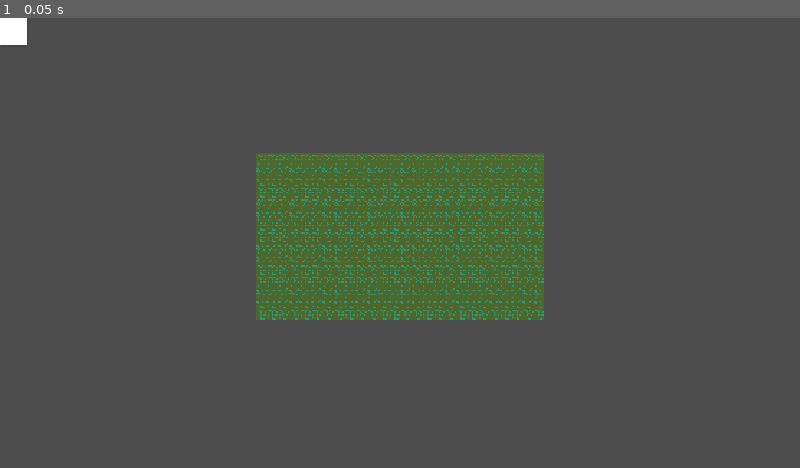
Above: before the commit, frame 1.
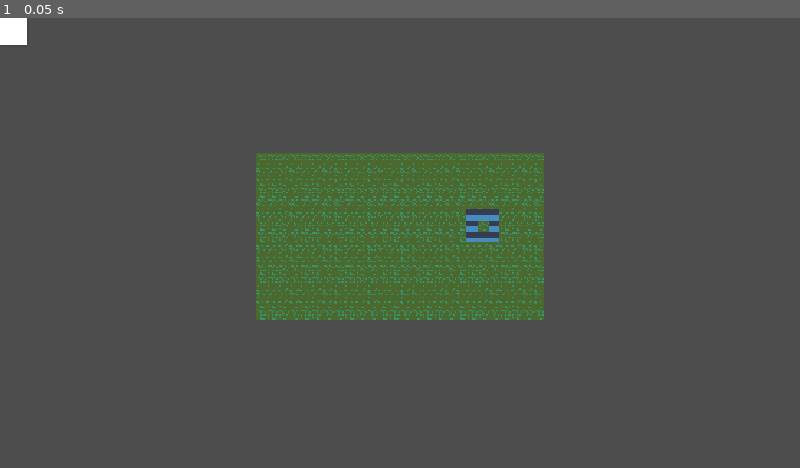
Above: after the commit, the same moment.

Repository: IgorGrandoMotta/Game-Jam-21-08-26
Game: Godot game, scene res://Main.tscn
Same seed, same stepped clock (60 frames per second), same inputs: the game is played once before the commit and once after it. The engine's default icon, where the game draws it, is replaced by a stand-in: a white triangle on a blue panel in a dark square.
Inputs:
- Up to frame 1 (0.05 s): no input

The runs differ from the first frame. In frame 1, 0.3% of the frame differs, in the area x 58-63%, y 42-50%.

Commit message:
Add parede com colisão
Adição de colisão

Diff:
--- a/gamejam/level_01.tscn
+++ b/gamejam/level_01.tscn
@@ -1,6 +1,7 @@
 [gd_scene format=3 uid="uid://dq0s0fwid41rr"]
 
 [ext_resource type="Texture2D" uid="uid://bcdk1ptsq0may" path="res://Imagens/gramax.png" id="1_bri2l"]
+[ext_resource type="Texture2D" uid="uid://d3j03758bt62" path="res://icon.svg" id="2_dvup1"]
 
 [sub_resource type="TileSetAtlasSource" id="TileSetAtlasSource_dvup1"]
 texture = ExtResource("1_bri2l")
@@ -8,6 +9,79 @@
 
 [sub_resource type="TileSet" id="TileSet_ffm7c"]
 sources/0 = SubResource("TileSetAtlasSource_dvup1")
+
+[sub_resource type="TileSetAtlasSource" id="TileSetAtlasSource_3imfn"]
+texture = ExtResource("2_dvup1")
+0:0/0 = 0
+1:0/0 = 0
+2:0/0 = 0
+3:0/0 = 0
+4:0/0 = 0
+5:0/0 = 0
+6:0/0 = 0
+7:0/0 = 0
+0:1/0 = 0
+1:1/0 = 0
+2:1/0 = 0
+3:1/0 = 0
+4:1/0 = 0
+5:1/0 = 0
+6:1/0 = 0
+7:1/0 = 0
+0:2/0 = 0
+1:2/0 = 0
+2:2/0 = 0
+3:2/0 = 0
+4:2/0 = 0
+5:2/0 = 0
+6:2/0 = 0
+7:2/0 = 0
+0:3/0 = 0
+1:3/0 = 0
+2:3/0 = 0
+3:3/0 = 0
+4:3/0 = 0
+5:3/0 = 0
+6:3/0 = 0
+7:3/0 = 0
+0:4/0 = 0
+1:4/0 = 0
+2:4/0 = 0
+3:4/0 = 0
+4:4/0 = 0
+5:4/0 = 0
+6:4/0 = 0
+7:4/0 = 0
+0:5/0 = 0
+1:5/0 = 0
+2:5/0 = 0
+3:5/0 = 0
+4:5/0 = 0
+5:5/0 = 0
+6:5/0 = 0
+7:5/0 = 0
+0:6/0 = 0
+1:6/0 = 0
+2:6/0 = 0
+3:6/0 = 0
+4:6/0 = 0
+5:6/0 = 0
+6:6/0 = 0
+7:6/0 = 0
+0:7/0 = 0
+1:7/0 = 0
+2:7/0 = 0
+3:7/0 = 0
+4:7/0 = 0
+5:7/0 = 0
+6:7/0 = 0
+7:7/0 = 0
+
+[sub_resource type="TileSet" id="TileSet_jq8tk"]
+sources/0 = SubResource("TileSetAtlasSource_3imfn")
+
+[sub_resource type="RectangleShape2D" id="RectangleShape2D_3xd07"]
+size = Vector2(48, 48)
 
 [node name="Level01" type="Node2D" unique_id=1764809041]
 
@@ -18,7 +92,13 @@
 layer_0/tile_data = PackedInt32Array(0, 0, 0, 1, 0, 0, 2, 0, 0, 3, 0, 0, 4, 0, 0, 5, 0, 0, 6, 0, 0, 7, 0, 0, 8, 0, 0, 6 …(5410 unchanged characters)…
 
 [node name="Wall" type="TileMap" parent="." unique_id=479260854]
+tile_set = SubResource("TileSet_jq8tk")
 format = 2
+layer_0/tile_data = PackedInt32Array(-196602, 131072, 1, -131066, 131072, 1, -65530, 131072, 1, -65529, 131072, 1, -65528, 131072, 1, -131064, 131072, 1, -196600, 131072, 1, -196601, 131072, 1)
+
+[node name="CollisionShape2D" type="CollisionShape2D" parent="Wall" unique_id=739736897]
+position = Vector2(120, -24)
+shape = SubResource("RectangleShape2D_3xd07")
 
 [node name="Decorations" type="TileMap" parent="." unique_id=548533274]
 format = 2
